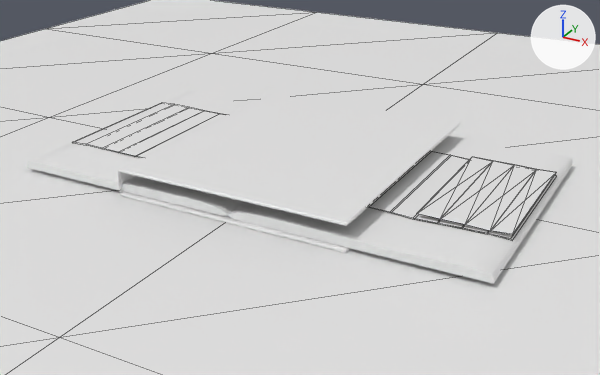
A saved change to the FBX model BoH/Assets/Models/book.FBX.
Before and after are seen from a 50 mm camera at (3.48, -6.35, 2.99) aimed at (0.05, -0.1, -0.13). Lighting does not change. The marker at upper right points along +X, +Y and +Z. Mesh edges are drawn as thin lines on the coarser meshes. Materials are left out; every surface is plain grey. Where no turn or scale is listed for an object, it has been applied to the vertices.

Script lines for the objects in view, before the commit:
```python
me_mesh_001 = bpy.data.meshes.new('Mesh.001')
me_mesh_001.from_pydata(...)  # 20 vertices, 36 faces; spans x 1.401..2.166, y -0.689..0.7, z -0.036..-0.019
me_mesh_001.materials.append(mat_03___default)
me_mesh_017 = bpy.data.meshes.new('Mesh.017')
me_mesh_017.from_pydata(...)  # 336 vertices, 336 faces; spans x -2.23..2.23, y -1.26..1.26, z -0.05..0.05
me_mesh_017.materials.append(mat_02___default)
me_mesh_020 = bpy.data.meshes.new('Mesh.020')
me_mesh_020.from_pydata(...)  # 116 vertices, 114 faces; spans x -2.18..2.19, y -0.7..0.72, z 0.01..0.07
me_mesh_020.materials.append(mat_03___default)
ob_book_in = bpy.data.objects.new('book_in', me_mesh_017)
ob_book_in.location = (0.003, 0.0, 0.077)
ob_paper_back = bpy.data.objects.new('paper_back', me_mesh_020)
ob_paper_back.location = (0.003, 0.0, 0.077)
ob_paper_team1 = bpy.data.objects.new('paper_team1', me_mesh_001)
ob_paper_team1.location = (0.023, 0.0, 0.182)
# also in view: 'book_out' at (0.0, 0.0, 0.13); 'table' at (0.0, 0.0, 0.0)
```
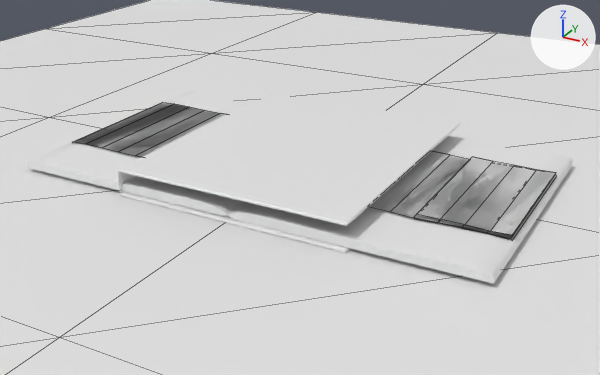
What differs and where, as boxes [x1, y1, x2, y2] in the pictures (600 x 375 px):
part 1 of me_mesh_001, cut back: [417, 157, 556, 235] in both
part 2 of me_mesh_020, added: after [72, 103, 557, 241]
part 3 of me_mesh_020, deleted: before [72, 142, 512, 241]

The change, as a diff of the scene's bpy script:
```diff
--- a/BoH/Assets/Models/book.FBX.py
+++ b/BoH/Assets/Models/book.FBX.py
@@ me_mesh_020 @@
 # used by ob_paper_back; location = (0.003, 0.0, 0.077)
-me_mesh_020.from_pydata(...)  # 116 vertices, 114 faces; spans x -2.18..2.19, y -0.7..0.72, z 0.01..0.07
+me_mesh_020.from_pydata(...)  # 124 vertices, 60 faces; spans x -2.18..2.19, y -0.7..0.72, z 0.02..0.07
+# me_mesh_020 part 2: a new loose piece of 62 vertices spanning x -2.18..2.19, y -0.7..0.72, z 0.02..0.07
+# me_mesh_020 part 3
+# 54 vertices are removed from x -2.0..2.0, y -0.7..0.72, z 0.01..0.05
+# 84 faces are deleted
@@ me_mesh_001 @@
 # used by ob_paper_team1; location = (0.023, 0.0, 0.182)
-me_mesh_001.from_pydata(...)  # 20 vertices, 36 faces; spans x 1.401..2.166, y -0.689..0.7, z -0.036..-0.019
+me_mesh_001.from_pydata(...)  # 20 vertices, 8 faces; spans x 1.401..2.166, y -0.689..0.7, z -0.036..-0.024
+# me_mesh_001 part 1
+# 10 vertices are removed from x 1.401..2.166, y -0.689..0.7, z -0.031..-0.019
+# 36 faces are deleted
+# 5 vertices are added at (1.794, -0.689, -0.03), (1.995, -0.689, -0.036), (1.401, -0.689, -0.024), (1.597, -0.689, -0.029), (2.166, -0.689, -0.027)
+# 5 new vertices lie (0.0, 1.389, 0.0) away from vertices in x 1.401..2.166, y -0.689, z -0.036..-0.024
+# 8 new faces join them
```
